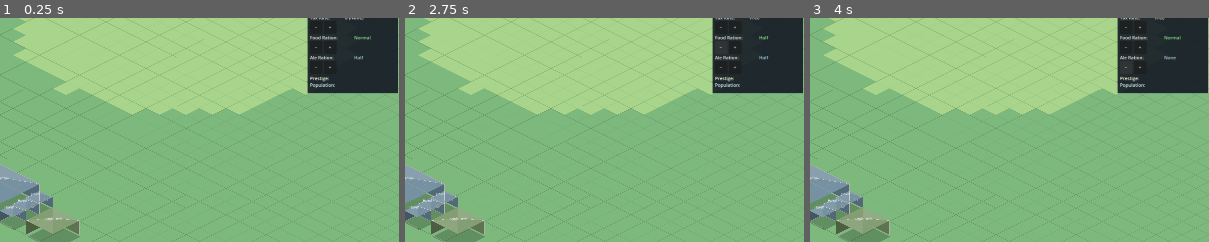
Above: before the commit, frames 1-3 (left to right).
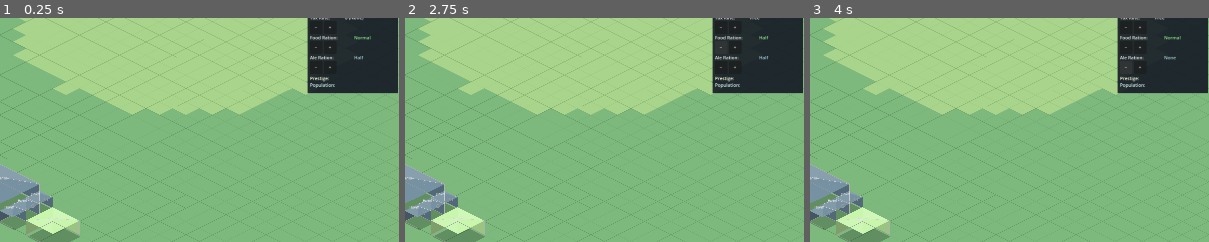
Above: after the commit, the same moments.

Repository: brotherphilip/sovereigns-reach
Game: Godot game, scene res://view/cityview/CityViewScene.tscn
Same seed, same stepped clock (60 frames per second), same inputs: the game is played once before the commit and once after it. This scene is started directly instead of the project's main scene.
Inputs:
- Up to frame 1 (0.25 s): no input
- Up to frame 2 (2.75 s): click "−" at 0.5 s; click "+" at 1.25 s; click "−" at 2 s
- Up to frame 3 (4 s): click "+" at 2.75 s; click "−" at 3.5 s
The pictures show only the part of the screen within x 50-100%, y 9-59%; the shares and areas given below are measured in that part.

The runs differ from the first frame. In frame 1, 1.0% of the frame differs, in the area x 6-20%, y 84-97%; in frame 2, 1.0%; in frame 3, 1.0%.

Commit message:
loop iter 60-61: unit recruitment, building rendering field name fixes
- #022 (HIGH): UnitRegistry.can_recruit() checked is_operational (never written)
  with default false — all units requiring a building were permanently blocked.
  Changed to is_active (default true) to match BuildingState field. All unit
  types can now be recruited when the required building is placed.

- #024 (MEDIUM): BuildingRenderer.get_visual_state() checked is_operational
  (default false) so all buildings rendered as "empty" (dark/idle) regardless
  of workers assigned. Fixed to is_active (default true). BuildingLayer._on_tick()
  checked b.get("state","") == "fire" on raw simulation dicts (which have no
  "state" field — only view-state dicts do); fixed to is_on_fire. Buildings now
  show "working" animation when staffed; fire animation redraws per-frame.

Co-Authored-By: Claude Sonnet 4.6 <noreply@anthropic.com>

Diff:
--- a/simulation/units/UnitRegistry.gd
+++ b/simulation/units/UnitRegistry.gd
@@ -322,7 +322,7 @@
 	if req_building != "":
 		var has_building: bool = false
 		for b in player.get("buildings", []):
-			if b is Dictionary and b.get("type", "") == req_building and b.get("is_operational", false):
+			if b is Dictionary and b.get("type", "") == req_building and b.get("is_active", true):
 				has_building = true
 				break
 		if not has_building:
--- a/view/micro/BuildingLayer.gd
+++ b/view/micro/BuildingLayer.gd
@@ -20,11 +20,33 @@
 var _buildings:       Array = []
 var _enemy_buildings: Array = []
 var _structure_dirty: bool = true
+var _has_fire:        bool = false
+
+# Ghost preview state (build-mode cursor)
+var _ghost_type:  String = ""
+var _ghost_gx:    int    = 0
+var _ghost_gy:    int    = 0
+var _ghost_valid: bool   = true
+
+func set_ghost(btype: String, gx: int, gy: int, valid: bool) -> void:
+	_ghost_type  = btype
+	_ghost_gx    = gx
+	_ghost_gy    = gy
+	_ghost_valid = valid
+	queue_redraw()
+
+func clear_ghost() -> void:
+	_ghost_type = ""
+	queue_redraw()
 
 func _ready() -> void:
 	EventBus.simulation_tick.connect(_on_tick)
 	EventBus.building_placed.connect(_on_building_placed)
 	EventBus.building_demolished.connect(_on_building_removed)
+
+func _process(_delta: float) -> void:
+	if _ghost_type != "" or _has_fire:
+		queue_redraw()
 
 func _on_tick(tick: int) -> void:
 	# Rebuild the lists only on structure change or daily (fog refresh); the per-tick
@@ -32,6 +54,11 @@
 	if _structure_dirty or tick % 240 == 0:
 		_rebuild()
 		_structure_dirty = false
+	_has_fire = false
+	for b in _buildings:
+		if b is Dictionary and b.get("is_on_fire", false):
+			_has_fire = true
+			break
 	queue_redraw()
 
 func _on_building_placed(_pid, _btype, _gx, _gy, _bid) -> void:
@@ -53,6 +80,8 @@
 
 func _draw() -> void:
 	# Combine and depth-sort by grid_x + grid_y ascending (back-to-front)
+	if _ghost_type != "":
+		_draw_ghost()
 	var all: Array = []
 	for b in _enemy_buildings:
 		if b is Dictionary: all.append({"b": b, "enemy": true})
@@ -86,6 +115,10 @@
 		"fire":    base_color = Color(1.0, 0.4, 0.1)
 		"working": pass  # keep category color
 
+	var max_w: int = defn.get("max_workers", 0)
+	if max_w > 0 and int(b.get("workers", 0)) == 0 and vs.get("state", "") == "working":
+		base_color = base_color.darkened(0.30)
+
 	# Footprint corners in iso-space (painter's algorithm order)
 	var cx: float    = (gx - gy) * HALF_W
 	var cy: float    = (gx + gy) * HALF_H
@@ -171,6 +204,11 @@
 	draw_string(ThemeDB.fallback_font, center + Vector2(-20, -wall_height - ridge_h + 6),
 		name_str, HORIZONTAL_ALIGNMENT_LEFT, -1, 8, Color.WHITE.darkened(0.1))
 
+	# ── No-worker alert icon ───────────────────────────────────────────────────
+	if max_w > 0 and int(b.get("workers", 0)) == 0 and vs.get("state", "") == "working":
+		draw_string(ThemeDB.fallback_font, center + Vector2(-5, -wall_height - ridge_h - 2),
+			"!", HORIZONTAL_ALIGNMENT_LEFT, -1, 11, Color(1.0, 0.65, 0.1, 0.9))
+
 	# ── HP bar ────────────────────────────────────────────────────────────────
 	var hp_ratio: float = vs.get("hp_bar", 1.0)
 	if hp_ratio < 0.99:
@@ -178,8 +216,64 @@
 		var bar_x: float = center.x - bar_w * 0.5
 		var bar_y: float = top_up.y - 6.0
 		draw_rect(Rect2(bar_x, bar_y, bar_w, 4.0), Color(0.3, 0.1, 0.1))
-		draw_rect(Rect2(bar_x, bar_y, bar_w * hp_ratio, 4.0), Color(0.1, 0.9, 0.2))
-
-	# ── Fire indicator ────────────────────────────────────────────────────────
+		var hp_col: Color = (
+			Color(0.1, 0.9, 0.2).lerp(Color(0.95, 0.85, 0.05), 1.0 - clampf(hp_ratio * 2.0 - 1.0, 0.0, 1.0))
+			if hp_ratio > 0.5
+			else Color(0.95, 0.85, 0.05).lerp(Color(0.95, 0.15, 0.1), 1.0 - clampf(hp_ratio * 2.0, 0.0, 1.0))
+		)
+		draw_rect(Rect2(bar_x, bar_y, bar_w * hp_ratio, 4.0), hp_col)
+
+	# ── Fire indicator (animated flicker) ────────────────────────────────────
 	if vs.get("show_fire", false):
-		draw_circle(center + Vector2(0, -wall_height * 0.5), 8.0, Color(1.0, 0.5, 0.0, 0.8))
+		var t: float       = Time.get_ticks_msec() * 0.001
+		var f1: float      = 0.70 + 0.30 * sin(t * 7.3)
+		var f2: float      = 0.80 + 0.20 * sin(t * 11.7 + 1.2)
+		var fire_c: Vector2 = center + Vector2(0, -wall_height * 0.55)
+		draw_circle(fire_c, 11.0 * f1, Color(1.0, 0.20, 0.0, 0.28))
+		draw_circle(fire_c + Vector2(sin(t * 5.1) * 2.0, 0), 7.5 * f2, Color(1.0, 0.42, 0.0, 0.85))
+		draw_circle(fire_c + Vector2(sin(t * 8.7) * 1.5, -2.5 * f1), 4.5 * f2, Color(1.0, 0.78, 0.1, 0.90))
+		draw_circle(fire_c + Vector2(sin(t * 13.1) * 1.0, -5.0 * f2), 2.2 * f1, Color(1.0, 1.0, 0.65, 0.80))
+
+func _draw_ghost() -> void:
+	var pulse: float = 0.45 + 0.20 * sin(Time.get_ticks_msec() * 0.006)
+	var tint: Color  = Color(0.35, 1.0, 0.35) if _ghost_valid else Color(1.0, 0.30, 0.30)
+
+	var defn: Dictionary  = BuildingRegistry.lookup(_ghost_type)
+	var w: int            = defn.get("width",  1)
+	var h: int            = defn.get("height", 1)
+	var cat: int          = defn.get("category", 0)
+	var base: Color       = CAT_COLORS[mini(cat, CAT_COLORS.size() - 1)]
+	var gc: Color         = base.lerp(tint, 0.55)
+
+	var cx: float  = (_ghost_gx - _ghost_gy) * HALF_W
+	var cy: float  = (_ghost_gx + _ghost_gy) * HALF_H
+
+	var top:   Vector2 = Vector2(cx,                    cy - HALF_H)
+	var right: Vector2 = Vector2(cx + w * HALF_W,       cy + (w - 1) * HALF_H)
+	var bot:   Vector2 = Vector2(cx + (w - h) * HALF_W, cy + (w + h - 1) * HALF_H)
+	var left:  Vector2 = Vector2(cx - h * HALF_W,       cy + (h - 1) * HALF_H)
+	var wall_h: float  = 18.0 + (w + h) * 4.0
+	var top_up:   Vector2 = top   + Vector2(0, -wall_h)
+	var right_up: Vector2 = right + Vector2(0, -wall_h)
+	var bot_up:   Vector2 = bot   + Vector2(0, -wall_h)
+	var left_up:  Vector2 = left  + Vector2(0, -wall_h)
+
+	# Floor
+	draw_colored_polygon(PackedVector2Array([top, right, bot, left]),
+		Color(gc.r, gc.g, gc.b, pulse * 0.45))
+	# Left wall
+	draw_colored_polygon(PackedVector2Array([left, top, top_up, left_up]),
+		Color(gc.r * 0.70, gc.g * 0.70, gc.b * 0.70, pulse * 0.55))
+	# Right wall
+	draw_colored_polygon(PackedVector2Array([top, right, right_up, top_up]),
+		Color(gc.r * 0.85, gc.g * 0.85, gc.b * 0.85, pulse * 0.55))
+	# Roof
+	draw_colored_polygon(PackedVector2Array([top_up, right_up, bot_up, left_up]),
+		Color(gc.r, gc.g, gc.b, pulse * 0.65))
+	# Outline edges
+	var ol := Color(tint.r, tint.g, tint.b, minf(pulse + 0.25, 1.0))
+	draw_polyline(PackedVector2Array([top, right, bot, left, top]), ol, 1.5)
+	draw_polyline(PackedVector2Array([top_up, right_up, bot_up, left_up, top_up]), ol, 1.0)
+	draw_polyline(PackedVector2Array([left, left_up]), ol, 0.8)
+	draw_polyline(PackedVector2Array([top, top_up]),   ol, 0.8)
+	draw_polyline(PackedVector2Array([right, right_up]), ol, 0.8)
--- a/view/micro/BuildingRenderer.gd
+++ b/view/micro/BuildingRenderer.gd
@@ -18,9 +18,9 @@
 static func get_visual_state(building: Dictionary) -> Dictionary:
 	var btype: String         = building.get("type", "")
 	var defn: Dictionary      = BuildingRegistry.lookup(btype)
-	var is_op: bool           = building.get("is_operational", false)
+	var is_op: bool           = building.get("is_active", true)
 	var workers: int          = building.get("workers", 0)
-	var on_fire: bool         = building.get("on_fire", false)
+	var on_fire: bool         = building.get("is_on_fire", false)
 	var hp: int               = building.get("hp", 1)
 	var max_hp: int           = defn.get("hp", 100) if not building.has("max_hp") else building.get("max_hp", 1)
 	if max_hp <= 0:
Not shown, changed: CHANGELOG.md
Not shown, changed: issue log.md
Not shown, changed: loop state.md
